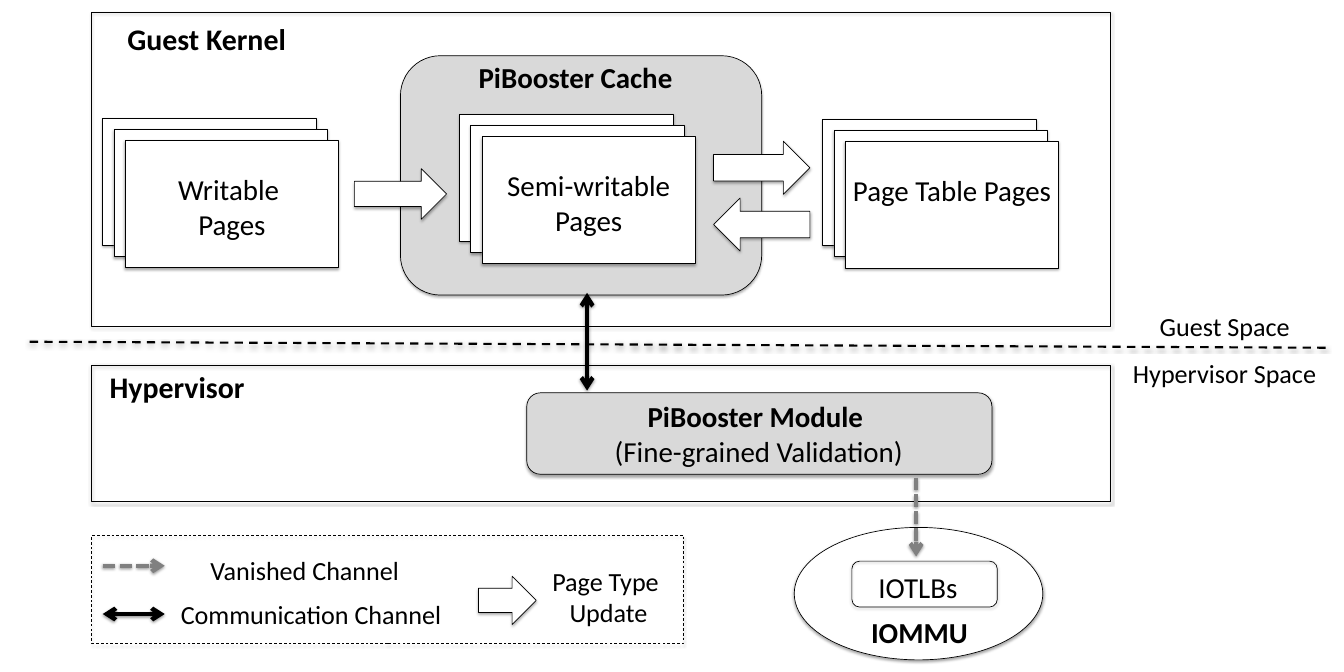
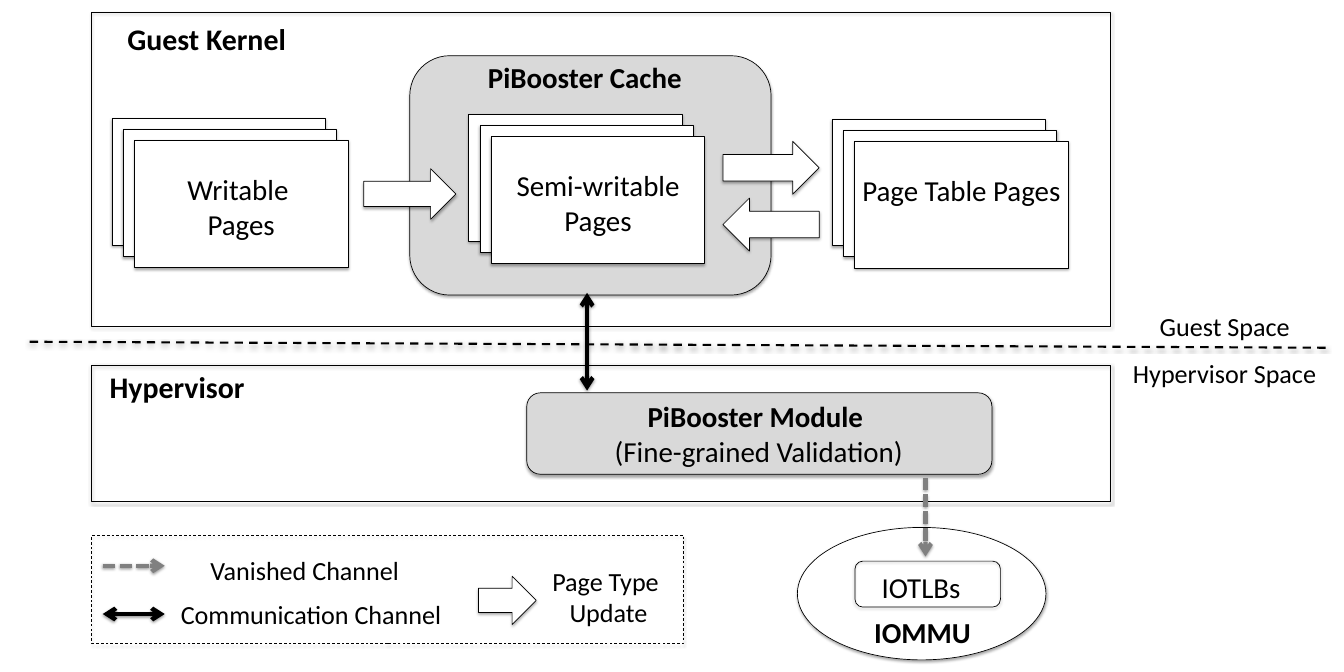
Before and after one commit to strongerwill/FastIO, a slide deck: slide 1 of doc/paper/image/overview/arch.pptx. Drawn at 1344x672 pixels with LibreOffice and Linux fonts; fonts in the diff are those of the drawing. Boxes give left, top, right and bottom in pixels: in the first picture for what was removed or moved away, otherwise in the second. Text is boxed around its words. In the diff, an @@ line names an element or a change of style, - is before the commit and + after.

```diff
--- a/doc/paper/image/overview/arch.pptx
+++ b/doc/paper/image/overview/arch.pptx
@@ 9 rectangles, 4 texts, 3 right arrows, 1 rounded rectangle, 1 arrow: place and size @@
-9 rectangles, 4 texts, 3 right arrows, 1 rounded rectangle, 1 arrow at box(103, 56, 1059, 556)
+9 rectangles, 4 texts, 3 right arrows, 1 rounded rectangle, 1 arrow at box(112, 56, 1068, 556)
@@ ellipse: place and size @@
-ellipse at box(794, 528, 1043, 660)
+ellipse at box(798, 528, 1046, 660)
@@ text "IOTLBs": place and size @@
-text "IOTLBs" at box(878, 579, 957, 599)
+text "IOTLBs" at box(882, 579, 961, 599)
```
Also in this commit, not shown: 7 other files.
